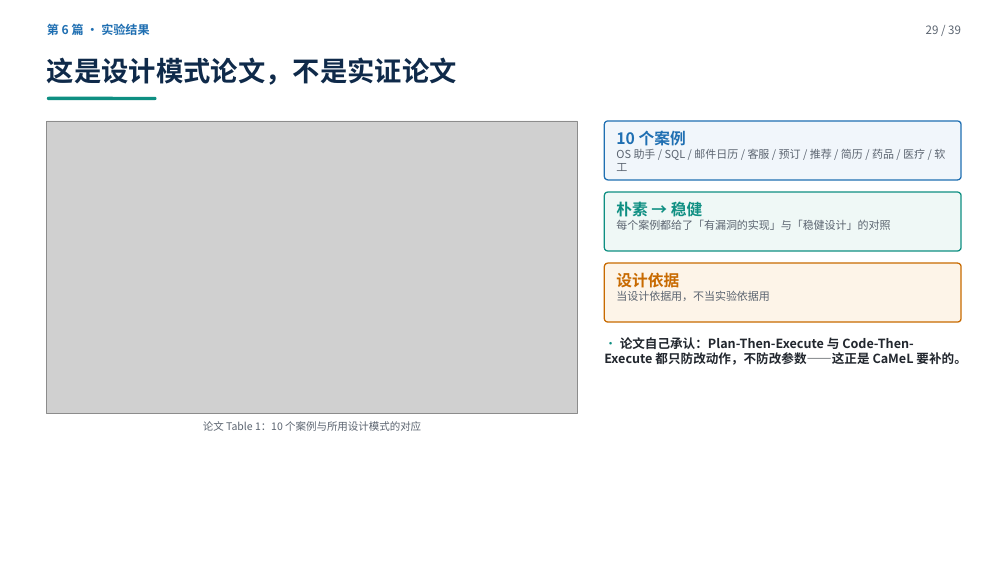
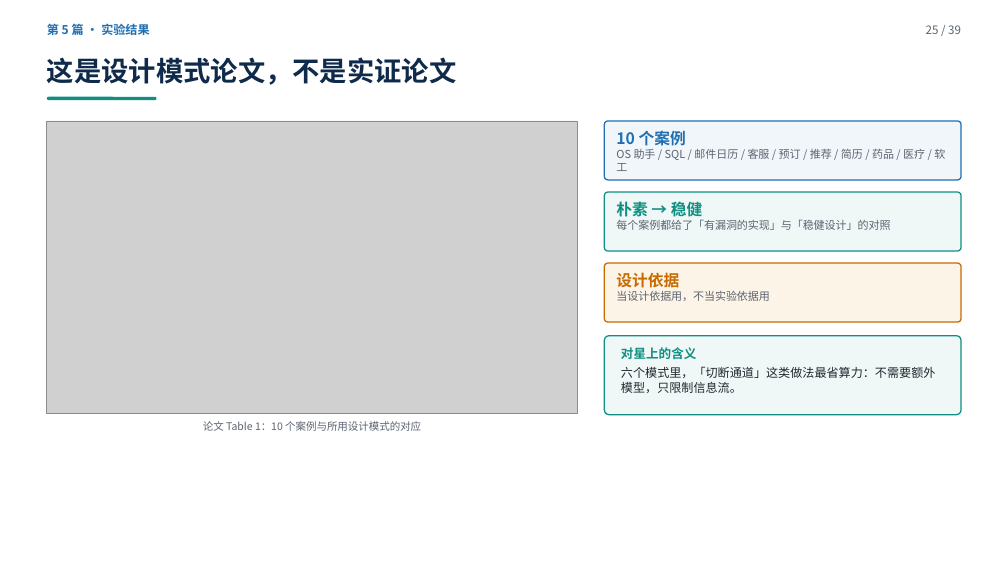
Before and after one commit to yiiiiiii1/multi-agent-remote-sensing, a slide deck: slide 25 of 阶段2-卫星多智能体防御/presentations/卫星多智能体安全调研汇报.pptx (slide 29 before the commit). Drawn at 1008x567 pixels with LibreOffice and Linux fonts; fonts in the diff are those of the drawing; grey boxes stand for pictures. Boxes give left, top, right and bottom in pixels: in the first picture for what was removed or moved away, otherwise in the second. Text is boxed around its words. In the diff, an @@ line names an element or a change of style, - is before the commit and + after.

Commit message:
采纳豆包审查：①第2篇出处改 AIWILD Workshop @ ICML 2026（原标 ICML 主会，硬伤）②VIGIL 补第5个组件③CaMeL 8个模型补全④去旁白与工作痕迹⑤术语解释⑥多步/多轮统一⑦落点表自洽⑧CaMeL与Design Patterns对调⑨每篇实验页新增「对星上的含义」⑩收尾改成方向性判断

```diff
--- a/阶段2-卫星多智能体防御/presentations/卫星多智能体安全调研汇报.pptx
+++ b/阶段2-卫星多智能体防御/presentations/卫星多智能体安全调研汇报.pptx
@@ text in rounded rectangle at [604,337,966,365]: text removed @@
-· 论文自己承认：Plan-Then-Execute 与 Code-Then-Execute 都只防改动作，不防改参数——这正是 CaMeL 要补的。
@@ rounded rectangle: place and size @@
-rounded rectangle at [604,337,966,365]
+rounded rectangle at [604,336,961,415]
@@ rounded rectangle at [604,336,961,415]: fill none to #EFF8F6; outline none to #0E8F82 1.2 pt @@
@@ text added at [621,347,935,393], 11.5 pt, text #22272E @@
+对星上的含义
+六个模式里，「切断通道」这类做法最省算力：不需要额外模型，只限制信息流。
```
Also in this commit, not shown: 24 other slides changed, 2 other files.
